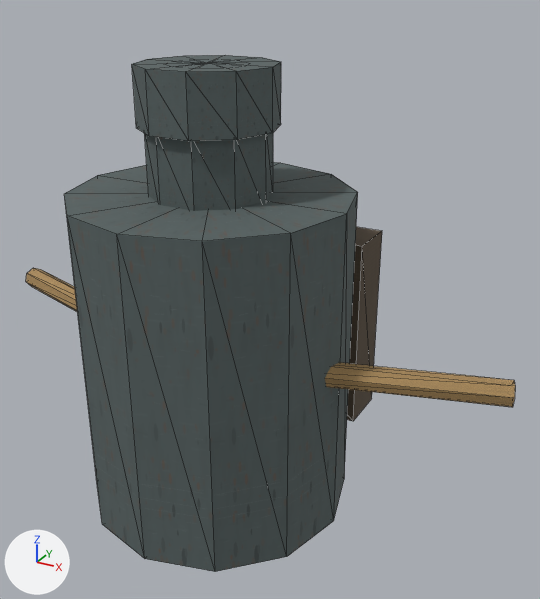
A saved change to the OBJ model Assets/ProjectOEN/ProductionArt/Meshes/props_tools/pr-007_metal_canteen__full.obj.
Before and after are seen from a camera (50 mm lens) standing at (0.549, -0.833, 0.787) and looking at (0.07, 0.038, 0.351). Arrows for +X, +Y and +Z are at lower left; the lights stay in place. The older version comes first. Mesh edges are drawn as thin lines. Where no turn or scale is listed for an object, it has been applied to the vertices. Vertices at exactly the same position are counted once.

In view in the first picture: 'pr-007_metal_canteen__full'.
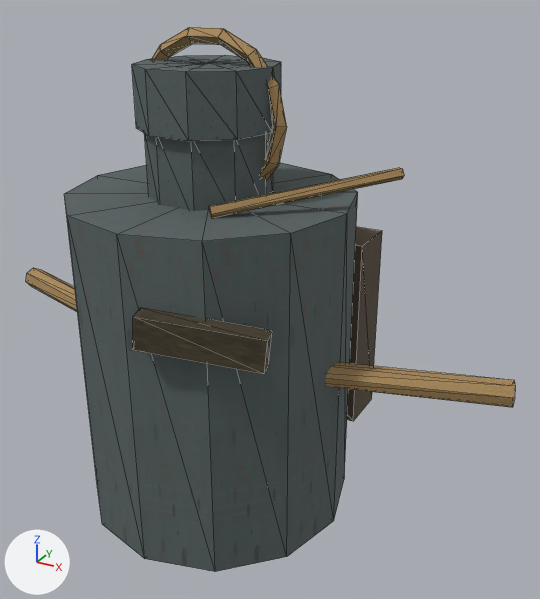
What differs and where, as boxes [x1, y1, x2, y2] in the pictures (540 x 599 px):
'pr-007_metal_canteen__full', reshaped: before [26, 55, 515, 572]; after [26, 27, 515, 572]
part 1 of me_pr_007_metal_canteen__full, added (brown): after [152, 27, 287, 181]
part 2 of me_pr_007_metal_canteen__full, added (brown): after [133, 168, 404, 374]

What changed in the scene script:
```text
Add img_char_albedo_png:
    img_char_albedo_png = load_image('char_albedo.png', '../../Materials/Textures/char_albedo.png', 1024, 1024, 'sRGB')
Add img_mud_albedo_png:
    img_mud_albedo_png = load_image('mud_albedo.png', '../../Materials/Textures/mud_albedo.png', 1024, 1024, 'sRGB')
Add mat_char:
    mat_char = principled_material('Char')
    mat_char.texture = img_char_albedo_png
    mat_char.roughness = 0.89
Add mat_mud:
    mat_mud = principled_material('Mud')
    mat_mud.texture = img_mud_albedo_png
    mat_mud.roughness = 0.89
Change me_pr_007_metal_canteen__full:
    used by ob_pr_007_metal_canteen__full; location = (0.0, 0.0, 0.0)
    remove me_pr_007_metal_canteen__full.from_pydata(...)  # 132 vertices, 236 faces; spans x -0.425..0.425, y -0.2..0.215, z 0.03..0.68
    add me_pr_007_metal_canteen__full.from_pydata(...)  # 216 vertices, 392 faces; spans x -0.425..0.425, y -0.22..0.244, z 0.03..0.722
    me_pr_007_metal_canteen__full part 1: a new loose piece of 56 vertices spanning x -0.115..0.115, y -0.01..0.01, z 0.498..0.722, in mat_rope (picture img_rope_albedo_png)
    me_pr_007_metal_canteen__full part 2
    20 vertices are added at x 0.018..0.251, y -0.22..0.07, z 0.359..0.56
    20 new faces join them, mat_rope (picture img_rope_albedo_png)
    12 new faces join them, mat_mud (picture img_mud_albedo_png)
    other edits to the shape of me_pr_007_metal_canteen__full do not show in these pictures
    add me_pr_007_metal_canteen__full.materials.append(mat_char)  # picture img_char_albedo_png
    add me_pr_007_metal_canteen__full.materials.append(mat_mud)  # picture img_mud_albedo_png
```
